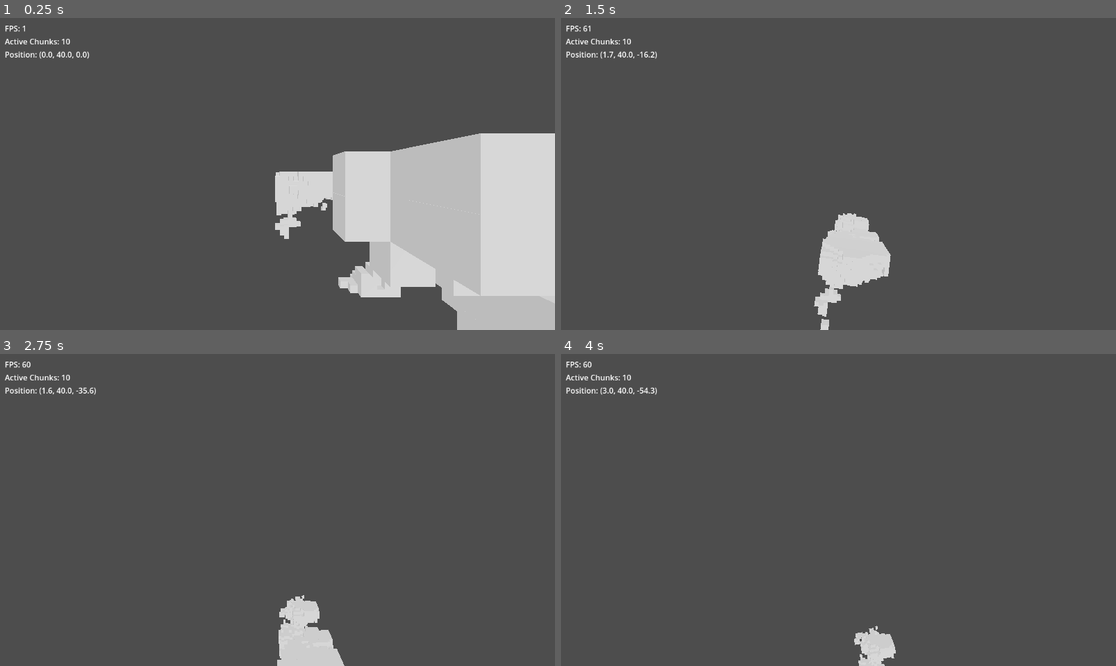
Above: before the commit, frames 1-4 (two rows, left to right).
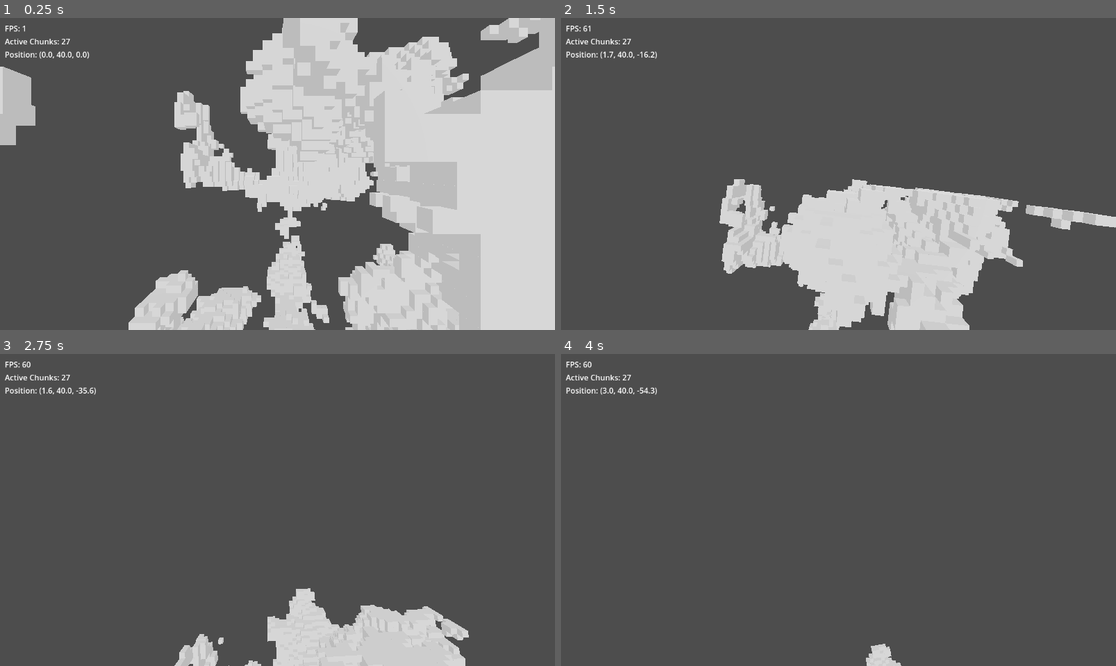
Above: after the commit, the same moments.

Repository: BerkZerker/Godot-Voxel-Demo
Game: Godot game, scene res://scenes/world.tscn
The game is run twice, just before and just after one commit, with the same random seed, the same clock (stepped at 60 frames per second) and the same inputs.
Inputs (mouse positions are in pixels of both pictures, inside the frame that each line leads up to):
- Up to frame 1 (0.25 s): no input
- Up to frame 2 (1.5 s): tap Enter at 0.5 s; move the mouse to (866, 174) at 0.52 s; hold Shift (sprint) 0.53-1.28 s; hold W (forward) from 0.53 s (still down); move the mouse to (810, 174) at 1.27 s; tap Shift (sprint) at 1.35 s
- Up to frame 3 (2.75 s): keep holding W (forward); move the mouse to (288, 503) at 2.02 s; hold Shift (sprint) from 2.03 s (still down)
- Up to frame 4 (4 s): keep holding W (forward); move the mouse to (832, 516) at 2.77 s; release Shift (sprint) at 2.78 s; tap Shift (sprint) at 2.85 s; move the mouse to (877, 513) at 3.52 s; hold Shift (sprint) from 3.53 s (still down)

The runs differ from the first frame. In frame 1, 38% of the frame differs, in the area x 0-100%, y 0-100%; in frame 2, 15%; in frame 3, 5.0%; in frame 4, 0.5%.

Commit message:
did stuff

Diff:
--- a/settings/game_settings.tres
+++ b/settings/game_settings.tres
@@ -5,9 +5,9 @@
 [resource]
 script = ExtResource("1_abcd1")
 chunk_size = 16
-world_size_x = 1
-world_size_y = 10
-world_size_z = 1
+world_size_x = 3
+world_size_y = 3
+world_size_z = 3
 render_distance = 2
 movement_speed = 10.0
 sprint_speed = 20.0
Not shown, changed: memory-bank/activeContext.md
Not shown, changed: memory-bank/productContext.md
Not shown, changed: memory-bank/progress.md
Not shown, changed: memory-bank/projectbrief.md
